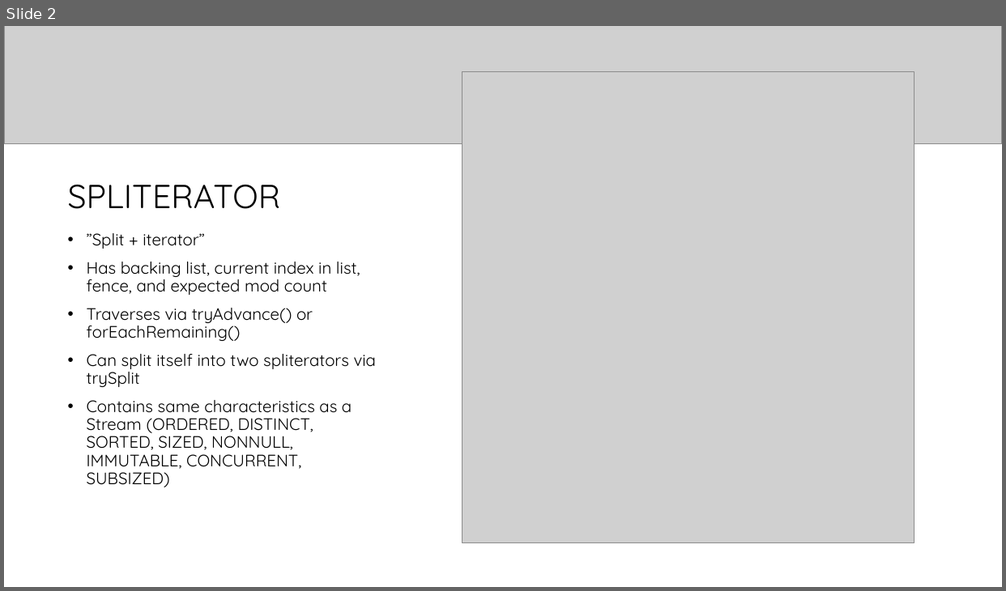
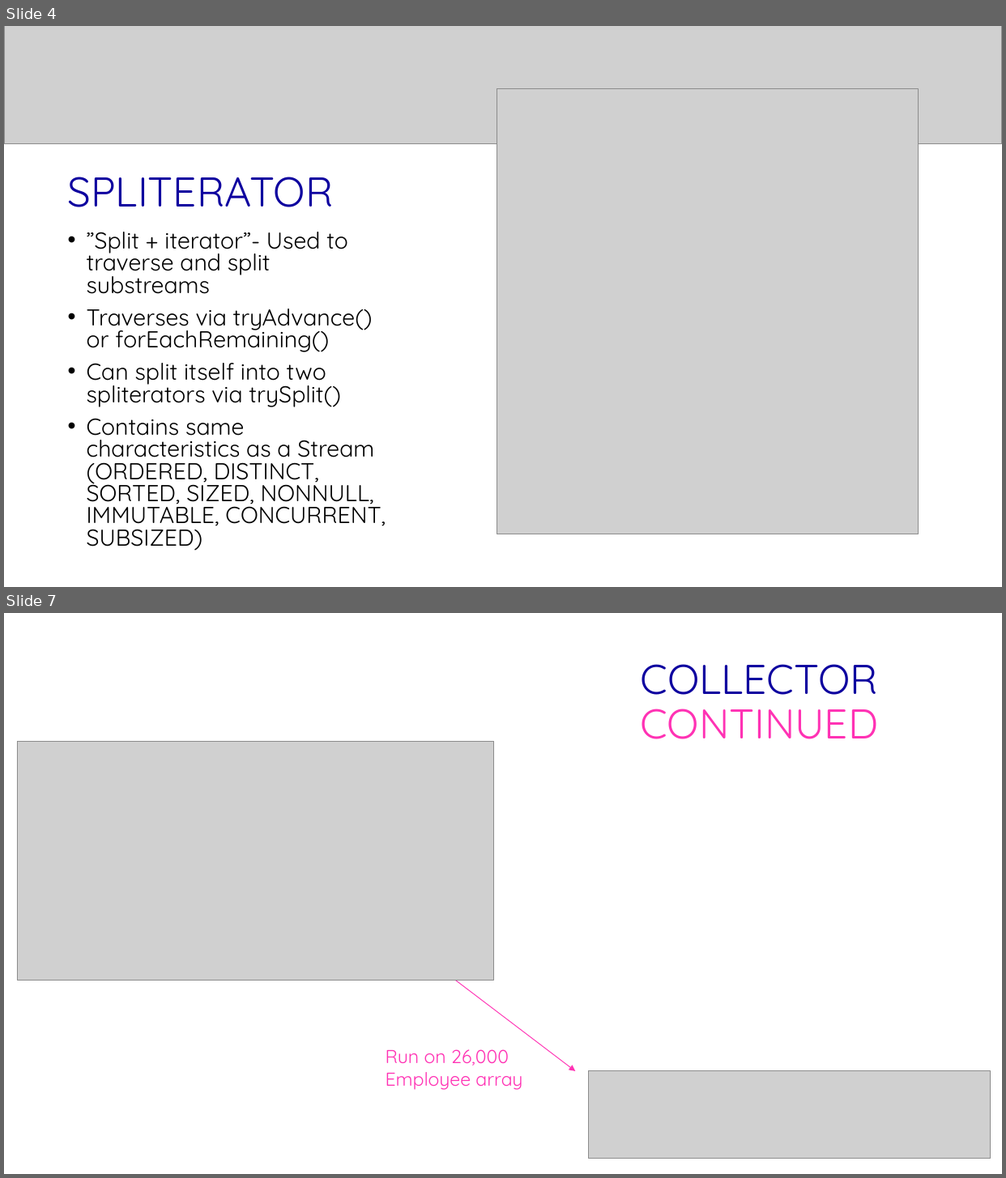
Before and after one commit to ethwillz/coms430, a slide deck: src/parallel_streams_presentation/p_stream_presentation.pptx. Shown one above the other, each under a label of ours: slide 2 before the commit, slides 4 and 7 after it; the slides between them are not shown. The pictures are 1006x591 and 1006x1178 pixels, drawn with LibreOffice and Linux fonts; fonts in the diff are those of the drawing; grey boxes stand for pictures; background and template pictures are left out. Boxes give left, top, right and bottom in pixels: in the first picture for what was removed or moved away, otherwise in the second. Text is boxed around its words. In the diff, an @@ line names an element or a change of style, - is before the commit and + after.

```diff
--- a/src/parallel_streams_presentation/p_stream_presentation.pptx
+++ b/src/parallel_streams_presentation/p_stream_presentation.pptx
@@ slide 7 added at bbox=[4, 613, 1002, 1174], background #FFFFFF @@
@@ title added at bbox=[640, 664, 878, 739], 40 pt, text #0D009F @@
+COLLECTOR
+CONTINUED
@@ picture added at bbox=[18, 741, 493, 980] @@
@@ arrow added from (455, 981) to (575, 1071), #FF32B4 0.75 pt @@
@@ text added at bbox=[386, 1050, 522, 1090], 18 pt, text #FF32B4 @@
+Run on 26,000 Employee array
@@ picture added at bbox=[589, 1071, 991, 1159] @@
@@ what was slide 2 is now slide 4 @@
@@ slide 4 changed as well @@
@@ title "SPLITERATOR" at bbox=[68, 177, 334, 207]: size 32 to 40 pt, text colour #000000 to #0D009F @@
@@ picture: place and size @@
-picture at bbox=[463, 71, 914, 544]
+picture at bbox=[496, 89, 918, 535]
@@ text at bbox=[87, 232, 347, 294]: text changed; size 16 to 22.2 pt @@
-• ”Split + iterator”
-• Has backing list, current index in list, fence, and expected mod count
+• ”Split + iterator”- Used to traverse and split substreams
@@ text at bbox=[87, 309, 386, 551]: size 16 to 22.2 pt in "Traverses via tryAdvance() or forEachRemaining()", "Contains same characteristics as a Stream (ORDERED, ..."; line spacing 0.9 to 0.8 @@
@@ text at bbox=[87, 363, 340, 408]: text changed; size 16 to 22.2 pt @@
-• Can split itself into two spliterators via trySplit
+• Can split itself into two spliterators via trySplit()
```
Also in this commit, not shown: 1 other slide changed, 8 other slides added, 2 slides removed, 17 other files.
